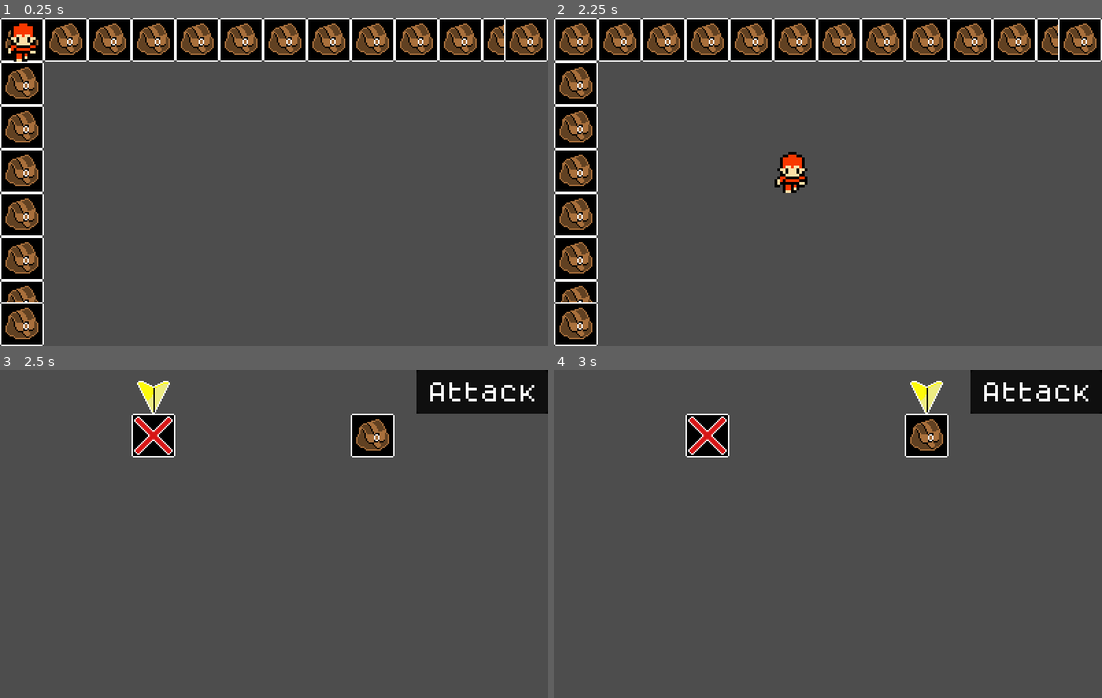
Above: before the commit, frames 1-4 (two rows, left to right).
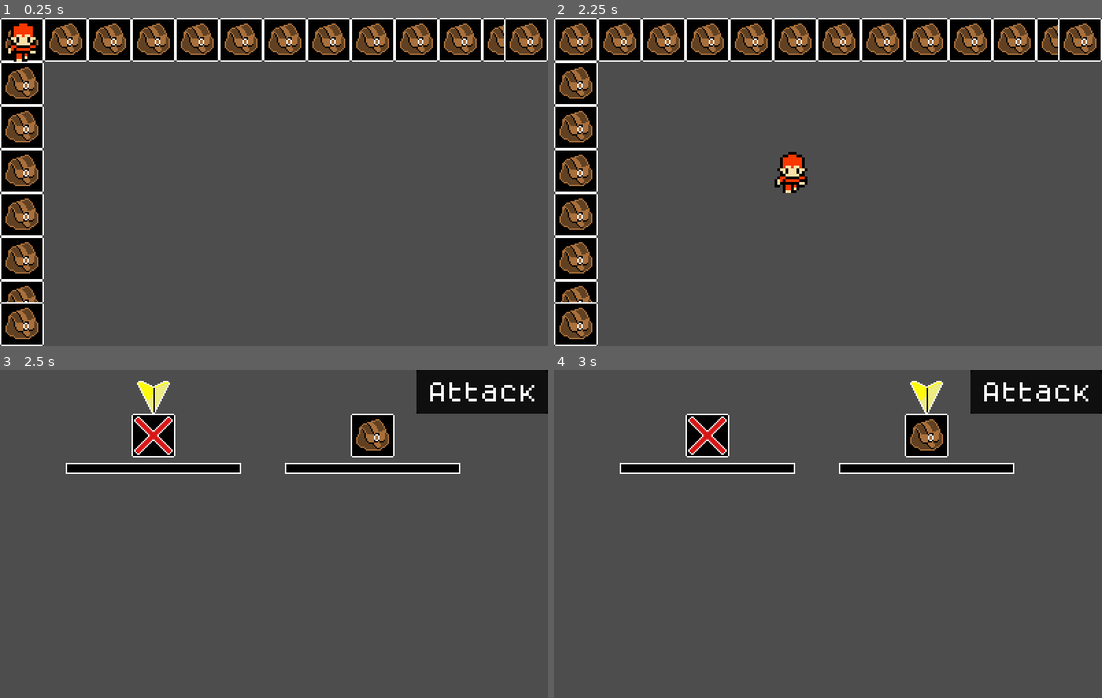
Above: after the commit, the same moments.

Repository: Crestor123/FutureWhitehallRPG
Game: Godot game, scene res://Scenes/Main.tscn
Two runs of this game, one before a commit and one after it. Both use one fixed random seed, a clock stepped at 60 frames per second and the inputs below.
Inputs (mouse positions are in pixels of both pictures, inside the frame that each line leads up to):
- Up to frame 1 (0.25 s): no input
- Up to frame 2 (2.25 s): tap Enter at 0.5 s; hold Right (ui_right) 0.53-1.28 s; hold Down (ui_down) 1.28-2.03 s; hold Right (ui_right) from 2.03 s (still down)
- Up to frame 3 (2.5 s): keep holding Right (ui_right)
- Up to frame 4 (3 s): release Right (ui_right) at 2.75 s; click (926, 435) at 2.77 s

Frames 1-2 are identical in both runs. In frame 3, 2.1% of the frame differs, in the area x 12-84%, y 28-32%; in frame 4, 2.1%.

Commit message:
Started adding health bars

Diff:
--- a/Objects/Ally.tscn
+++ b/Objects/Ally.tscn
@@ -1,7 +1,8 @@
-[gd_scene load_steps=3 format=3 uid="uid://cgrqg1py0agou"]
+[gd_scene load_steps=4 format=3 uid="uid://cgrqg1py0agou"]
 
 [ext_resource type="Script" path="res://Objects/Scripts/Ally.gd" id="1_0mpn8"]
 [ext_resource type="Texture2D" uid="uid://csnjvdqwhfwhj" path="res://Assets/Close.png" id="2_8ycl5"]
+[ext_resource type="PackedScene" uid="uid://ca4yi7yt5lxtk" path="res://Objects/UI/HealthBar.tscn" id="3_wfxef"]
 
 [node name="Ally" type="Node2D"]
 script = ExtResource("1_0mpn8")
@@ -23,4 +24,10 @@
 focus_mode = 0
 flat = true
 
+[node name="HealthBar" parent="." instance=ExtResource("3_wfxef")]
+offset_left = -64.0
+offset_top = 20.0
+offset_right = 64.0
+offset_bottom = 28.0
+
 [connection signal="pressed" from="Sprite2D/Button" to="." method="_on_button_pressed"]
--- a/Objects/Enemy.tscn
+++ b/Objects/Enemy.tscn
@@ -1,9 +1,10 @@
-[gd_scene load_steps=5 format=3 uid="uid://jci0jbslk6hj"]
+[gd_scene load_steps=6 format=3 uid="uid://jci0jbslk6hj"]
 
 [ext_resource type="Script" path="res://Objects/Scripts/Enemy.gd" id="1_irflq"]
 [ext_resource type="Texture2D" uid="uid://csnjvdqwhfwhj" path="res://Assets/Close.png" id="2_jcpcc"]
 [ext_resource type="PackedScene" uid="uid://bya0ps2ufov22" path="res://Objects/Components/AbilityComponent.tscn" id="2_ti8ex"]
 [ext_resource type="PackedScene" uid="uid://2sabk1qf7cl4" path="res://Objects/Components/StatComponent.tscn" id="3_u7d70"]
+[ext_resource type="PackedScene" uid="uid://ca4yi7yt5lxtk" path="res://Objects/UI/HealthBar.tscn" id="5_tqx74"]
 
 [node name="Enemy" type="Node2D"]
 texture_filter = 1
@@ -32,4 +33,10 @@
 [node name="StatComponent" parent="." node_paths=PackedStringArray("parent") instance=ExtResource("3_u7d70")]
 parent = NodePath("..")
 
+[node name="HealthBar" parent="." instance=ExtResource("5_tqx74")]
+offset_left = -64.0
+offset_top = 20.0
+offset_right = 64.0
+offset_bottom = 28.0
+
 [connection signal="pressed" from="Sprite2D/Button" to="." method="_on_button_pressed"]
--- /dev/null
+++ b/Objects/UI/HealthBar.gd
@@ -0,0 +1 @@
+extends TextureProgressBar
--- /dev/null
+++ b/Objects/UI/HealthBar.tscn
@@ -0,0 +1,16 @@
+[gd_scene load_steps=5 format=3 uid="uid://ca4yi7yt5lxtk"]
+
+[ext_resource type="Texture2D" uid="uid://eue73ie54jos" path="res://Assets/HealthBarUnder.png" id="1_4121m"]
+[ext_resource type="Texture2D" uid="uid://332qhgheskqt" path="res://Assets/HealthBarOver.png" id="2_feb78"]
+[ext_resource type="Texture2D" uid="uid://2i8om8xsvi6k" path="res://Assets/HealthBarProgress.png" id="3_sl3md"]
+[ext_resource type="Script" path="res://Objects/UI/HealthBar.gd" id="4_wom38"]
+
+[node name="HealthBar" type="TextureProgressBar"]
+texture_filter = 1
+offset_right = 128.0
+offset_bottom = 8.0
+size_flags_stretch_ratio = 0.5
+texture_under = ExtResource("1_4121m")
+texture_over = ExtResource("2_feb78")
+texture_progress = ExtResource("3_sl3md")
+script = ExtResource("4_wom38")
Binary file added: Assets/HealthBarOver.png
Not shown, added: Assets/HealthBarOver.png.import
Binary file added: Assets/HealthBarProgress.png
Not shown, added: Assets/HealthBarProgress.png.import
Binary file added: Assets/HealthBarUnder.png
Not shown, added: Assets/HealthBarUnder.png.import
